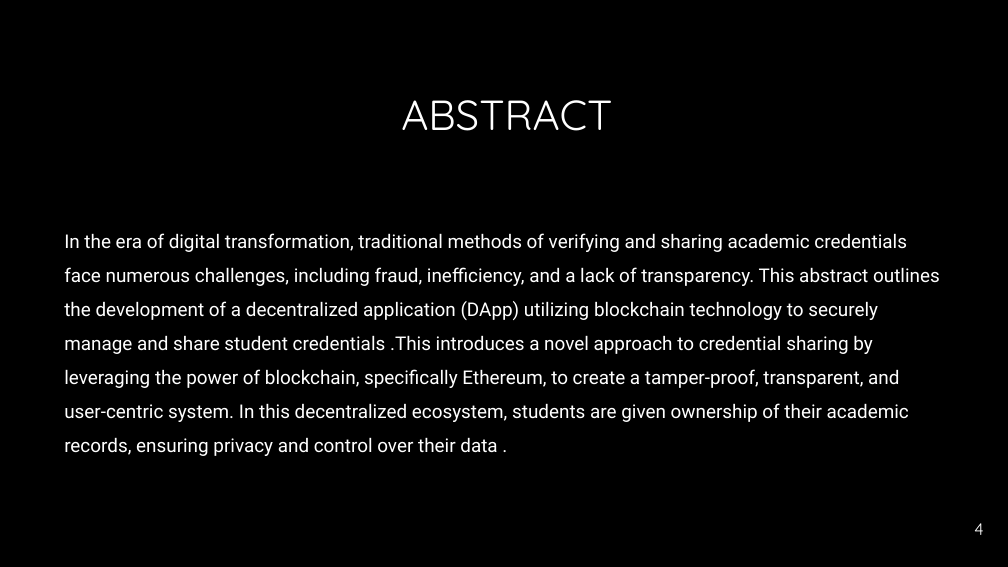
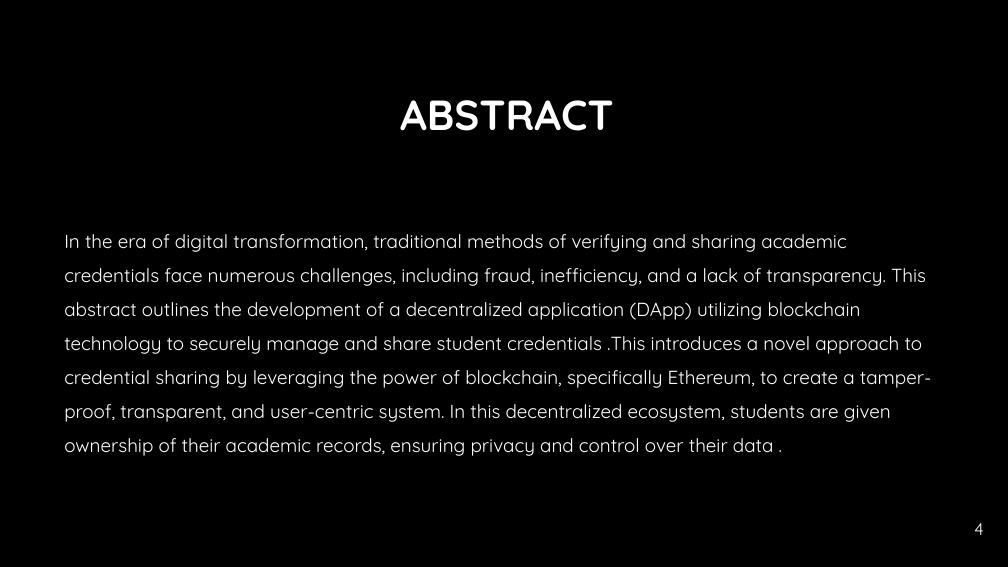
Before and after one commit to Annsunny595/ppt, a slide deck: slide 4 of Presentation PROJECT.pptx. Drawn at 1008x567 pixels with LibreOffice and Linux fonts; fonts in the diff are those of the drawing; background and template pictures are left out. Boxes give left, top, right and bottom in pixels: in the first picture for what was removed or moved away, otherwise in the second. Text is boxed around its words. In the diff, an @@ line names an element or a change of style, - is before the commit and + after.

```diff
--- a/Presentation PROJECT.pptx
+++ b/Presentation PROJECT.pptx
@@ title "ABSTRACT" at (400, 100, 614, 131): bold on @@
@@ text "In the era of digital ..." at (64, 234, 932, 456): font Roboto to Quicksand @@
```
Also in this commit, not shown: 7 other slides changed, 5 slides removed.
